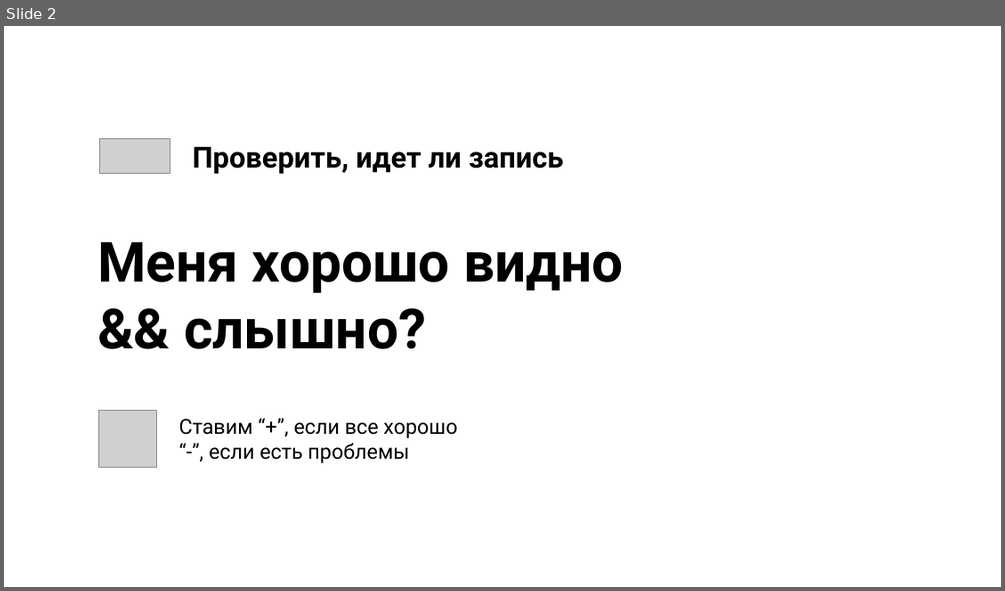
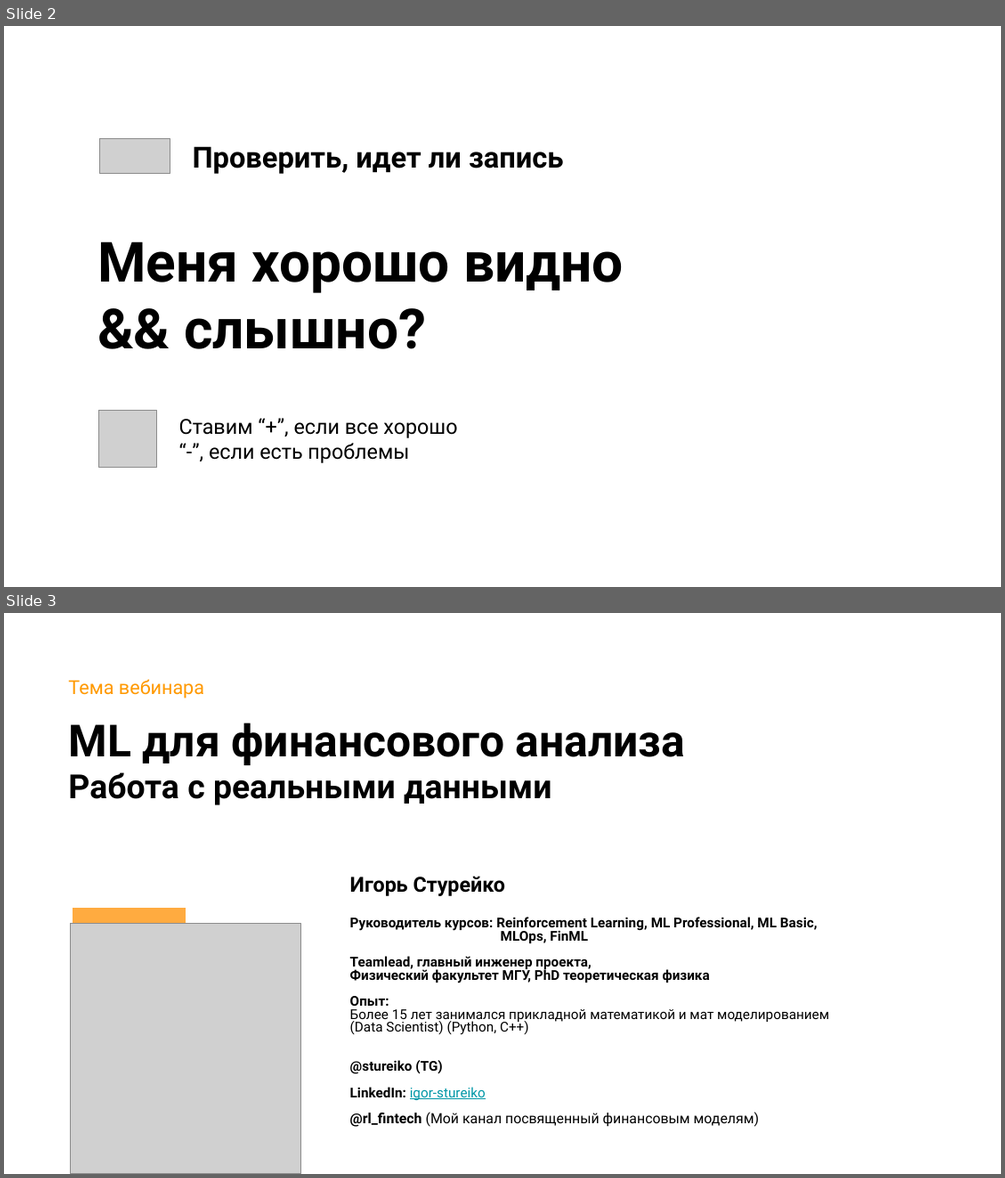
Before and after one commit to stureiko/Otus_lectures, a slide deck: FinML/32 - Real_data/Presentation/Работа с реальными данными и создание ML - моделей для проекта.pptx. Shown one above the other, each under a label of ours: slide 2 before the commit, slides 2 and 3 after it. The pictures are 1005x591 and 1005x1178 pixels, drawn with LibreOffice and Linux fonts; fonts in the diff are those of the drawing; grey boxes stand for pictures; background and template pictures are left out. Boxes give left, top, right and bottom in pixels: in the first picture for what was removed or moved away, otherwise in the second. Text is boxed around its words. In the diff, an @@ line names an element or a change of style, - is before the commit and + after.

```diff
--- a/FinML/32 - Real_data/Presentation/Работа с реальными данными и создание ML - моделей для проекта.pptx
+++ b/FinML/32 - Real_data/Presentation/Работа с реальными данными и создание ML - моделей для проекта.pptx
@@ slide 3 added at (x1=4, y1=613, x2=1001, y2=1174), background picture (left out) @@
@@ subtitle added at (x1=68, y1=679, x2=204, y2=698), 13.9 pt, text #FF9900 @@
+Тема вебинара
@@ title added at (x1=68, y1=722, x2=685, y2=805), 32 pt, text #000000, bold @@
+ML для финансового анализа
+Работа с реальными данными
@@ subtitle added at (x1=350, y1=876, x2=506, y2=896), 15 pt, text #000000, bold @@
+Игорь Стурейко
@@ picture added at (x1=70, y1=923, x2=300, y2=1173) @@
@@ freeform shape added at (x1=73, y1=908, x2=186, y2=1125), fill #FFAB40 @@
@@ subtitle added at (x1=350, y1=916, x2=829, y2=1127), 9.8 pt, text #000000, bold @@
+Руководитель курсов: Reinforcement Learning, ML Professional, ML Basic,
+MLOps, FinML
+Teamlead, главный инженер проекта,
+Физический факультет МГУ, PhD теоретическая физика
+Опыт:
+Более 15 лет занимался прикладной математикой и мат моделированием
+(Data Scientist) (Python, С++)
+@stureiko (TG)
+LinkedIn: igor-stureiko
+@rl_fintech (Мой канал посвященный финансовым моделям)
```
Also in this commit, not shown: 7 slides changed, 1 other slide added, 7 slides removed, 5 other files.
